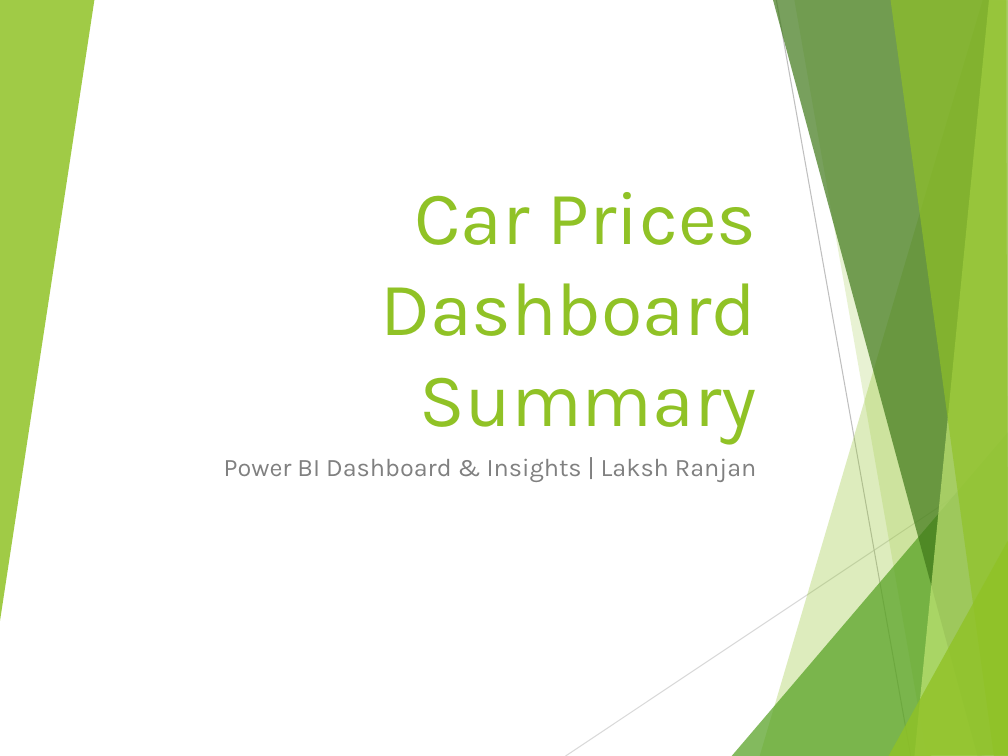
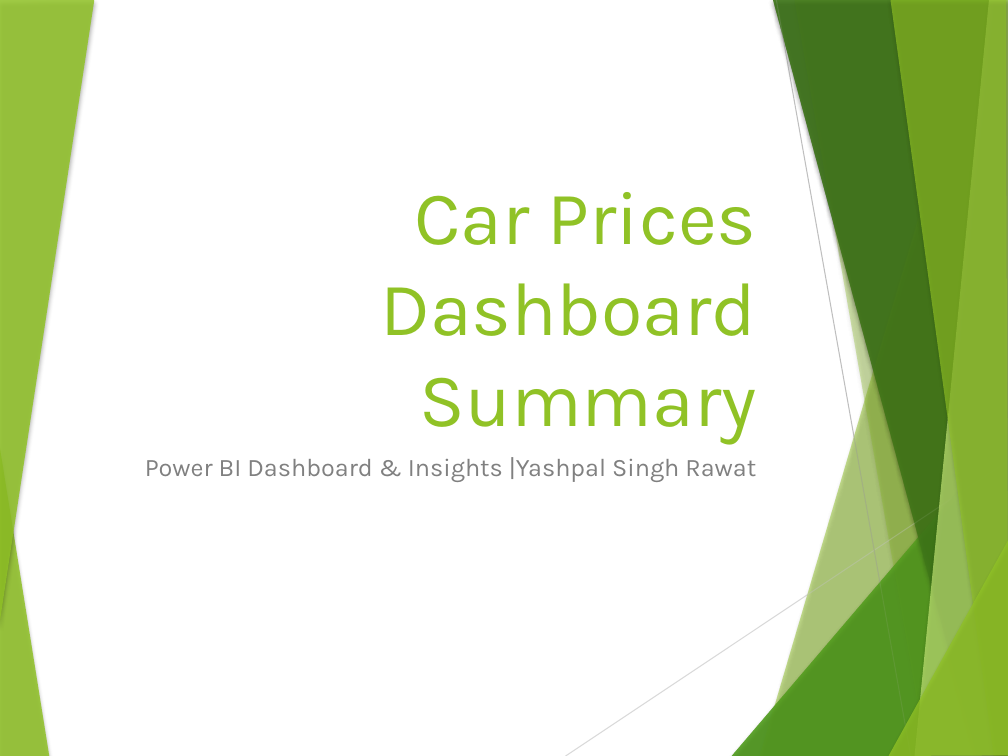
Before and after one commit to Rawatyashpal/Elevate_labs, a slide deck: slide 1 of Task4/Car_Prices_Dashboard_Summary_.pptx. Drawn at 1008x756 pixels with LibreOffice and Linux fonts; fonts in the diff are those of the drawing. Boxes give left, top, right and bottom in pixels: in the first picture for what was removed or moved away, otherwise in the second. Text is boxed around its words. In the diff, an @@ line names an element or a change of style, - is before the commit and + after.

```diff
--- a/Task4/Car_Prices_Dashboard_Summary_.pptx
+++ b/Task4/Car_Prices_Dashboard_Summary_.pptx
@@ freeform shape at (0, 0, 94, 627): shadow on; outline redrawn @@
@@ freeform shape added at (0, 443, 49, 756), fill #90C226 at 85% opacity @@
@@ subtitle at (145, 457, 756, 482): text changed @@
-Power BI Dashboard & Insights | Laksh Ranjan
+Power BI Dashboard & Insights |Yashpal Singh Rawat
@@ shadow on in 7 elements at (760, 0, 1008, 756), (794, 0, 1008, 756), (732, 432, 1008, 756), (773, 0, 1008, 756), (914, 0, 1008, 756), (890, 0, 1008, 756), (888, 539, 1008, 756) @@
@@ group added at (732, 0, 1008, 756): 7 freeform shapes @@
```
Also in this commit, not shown: 5 other slides changed.
